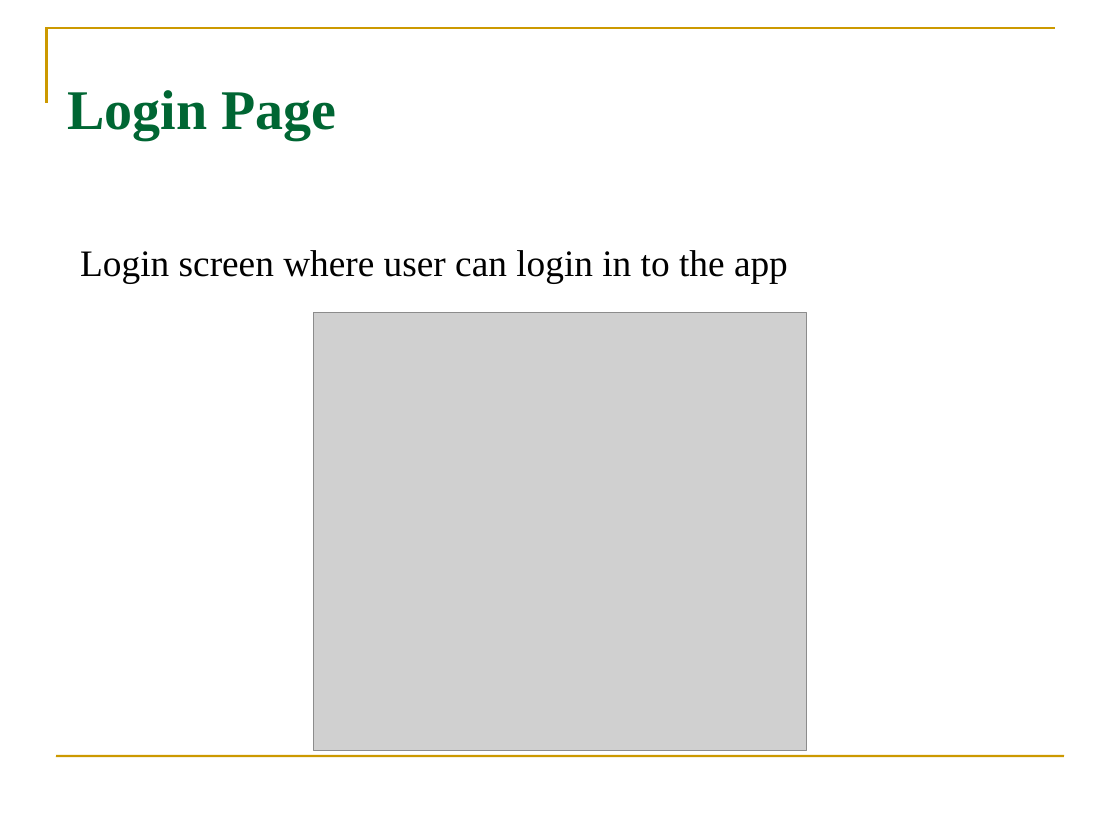
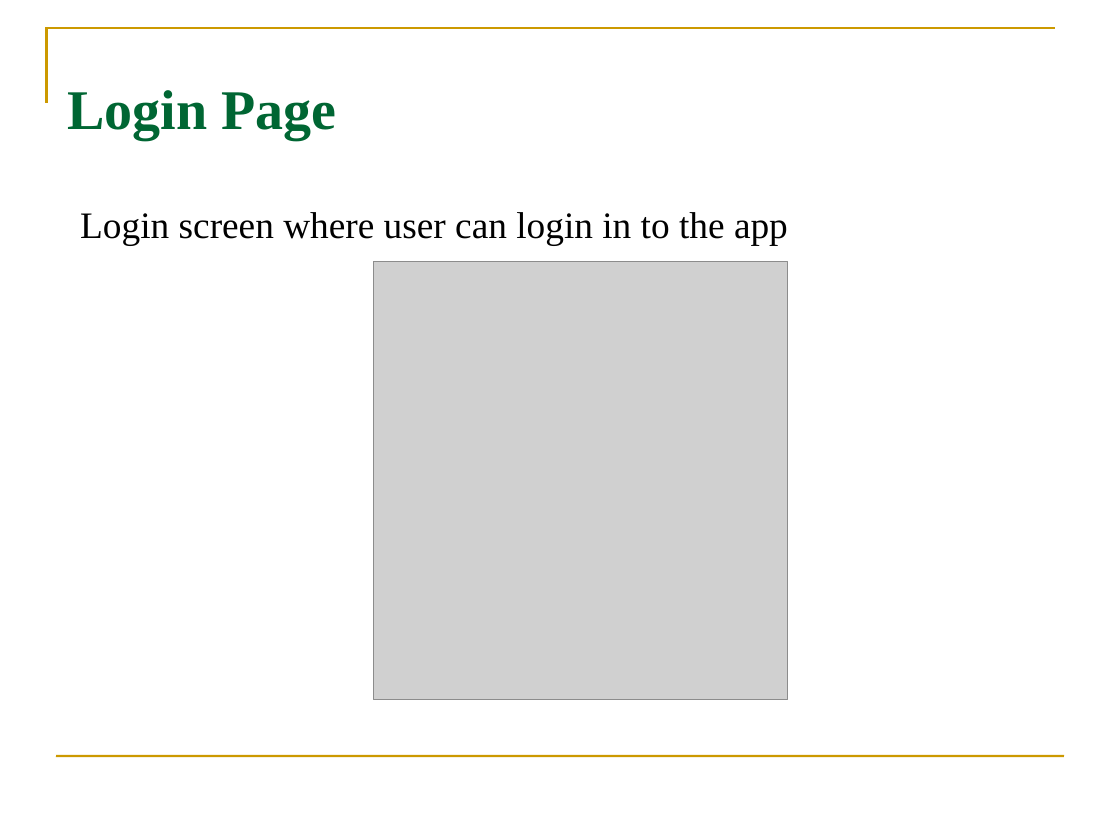
Before and after one commit to pavaniboya/TRIP-PLANNER, a slide deck: slide 12 of FINAL REVIEW.pptx (slide 11 before the commit). Drawn at 1120x840 pixels with LibreOffice and Linux fonts; fonts in the diff are those of the drawing; grey boxes stand for pictures; background and template pictures are left out. Boxes give left, top, right and bottom in pixels: in the first picture for what was removed or moved away, otherwise in the second. Text is boxed around its words. In the diff, an @@ line names an element or a change of style, - is before the commit and + after.

```diff
--- a/FINAL REVIEW.pptx
+++ b/FINAL REVIEW.pptx
@@ text "Login screen where user can ...": place and size @@
-text "Login screen where user can ..." at box(80, 250, 788, 283)
+text "Login screen where user can ..." at box(80, 212, 788, 246)
@@ picture: place and size @@
-picture at box(314, 312, 806, 752)
+picture at box(373, 261, 787, 700)
```
Also in this commit, not shown: 7 other slides changed, 1 slide added.
